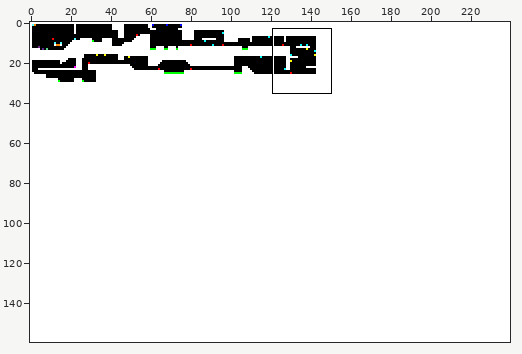
A sprite sheet gets an edit: android/assets/data/levels.png. The picture above shows the old version from afar; the outline marks the close-up.
Close-up. Before the edit:
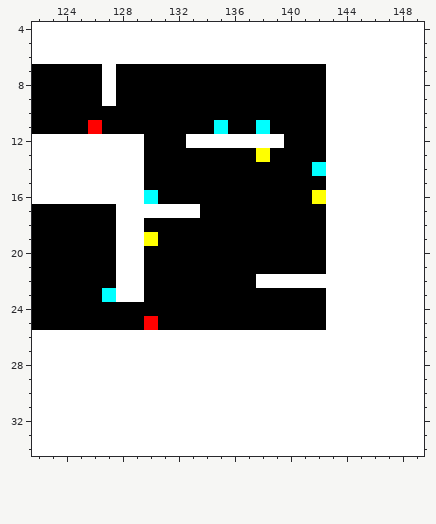
The file is 240x160 pixels. Colours within 5 levels of each other are drawn and written as one. Shown: x 122..149, y 4..34. The commit also changed other parts of the picture, which this record leaves out.
Once edited:
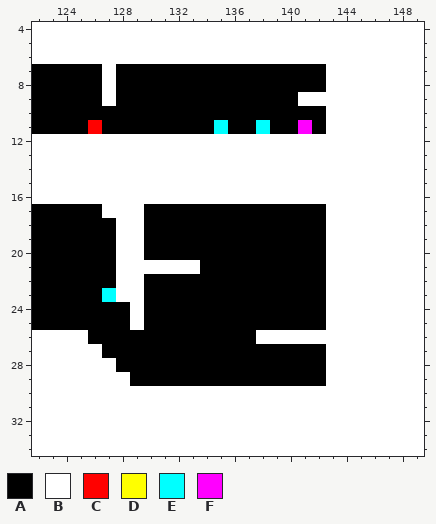
Palette (. is transparent): A #000000  B #ffffff  C #ff0100  D #ffff00  E #00ffff  F #ff00ff
Change:
Changed rows in their new state; - is an unchanged pixel.
first column x 126:
 9 ---------------BB
11 ---------------F-
12 ----BBB-------BBB
13 ----BBBBBBBBBBBBB
14 ----BBBBBBBBBBBBB
15 ----BBBBBBBBBBBBB
16 ----BBBBBBBBBBBBB
17 -B--AAAA---------
19 ----A------------
21 ----BBBB---------
22 ------------AAAAA
24 ---B-------------
25 ---BA------------
26 AAAAAAAAAAAA-----
27 -AAAAAAAAAAAAAAAA
28 --AAAAAAAAAAAAAAA
29 ---AAAAAAAAAAAAAA
Boxes around the changes in both close-ups, in picture pixels (x1, y1, x2, y2):
changed: (88, 92, 326, 386)
